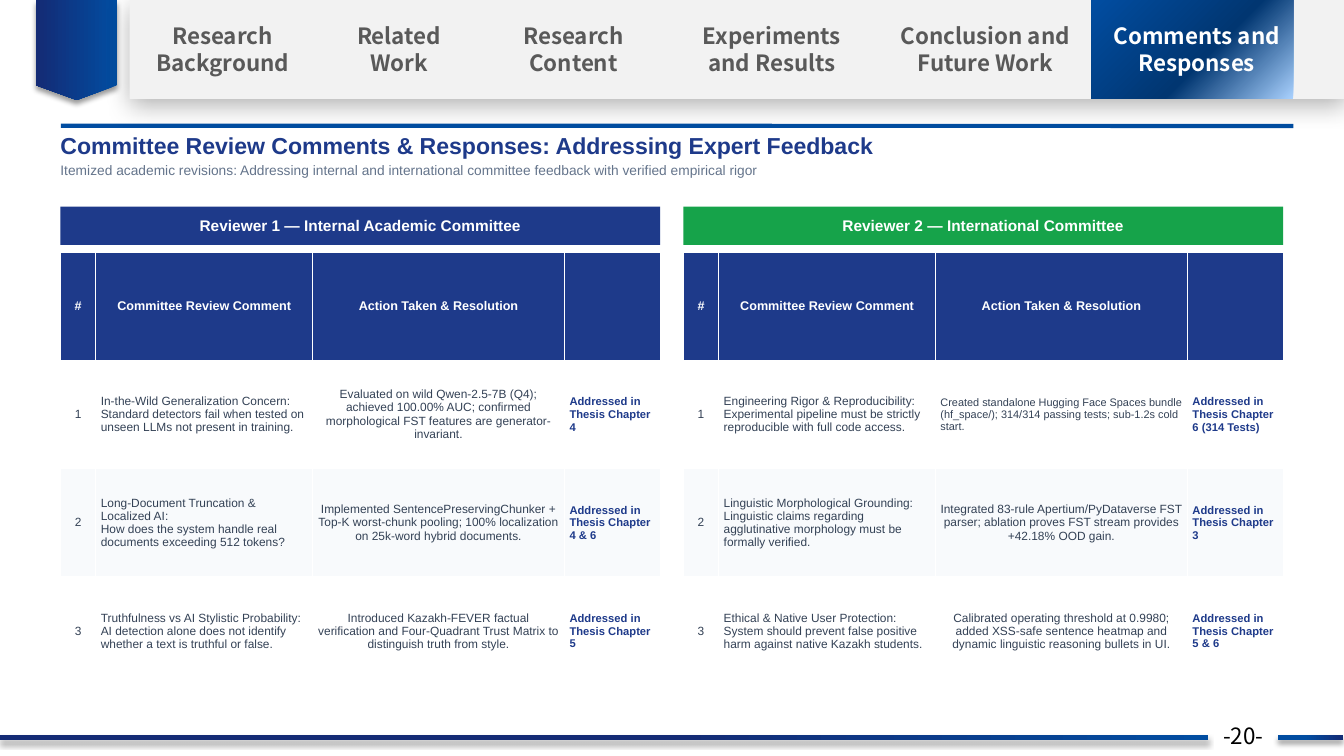
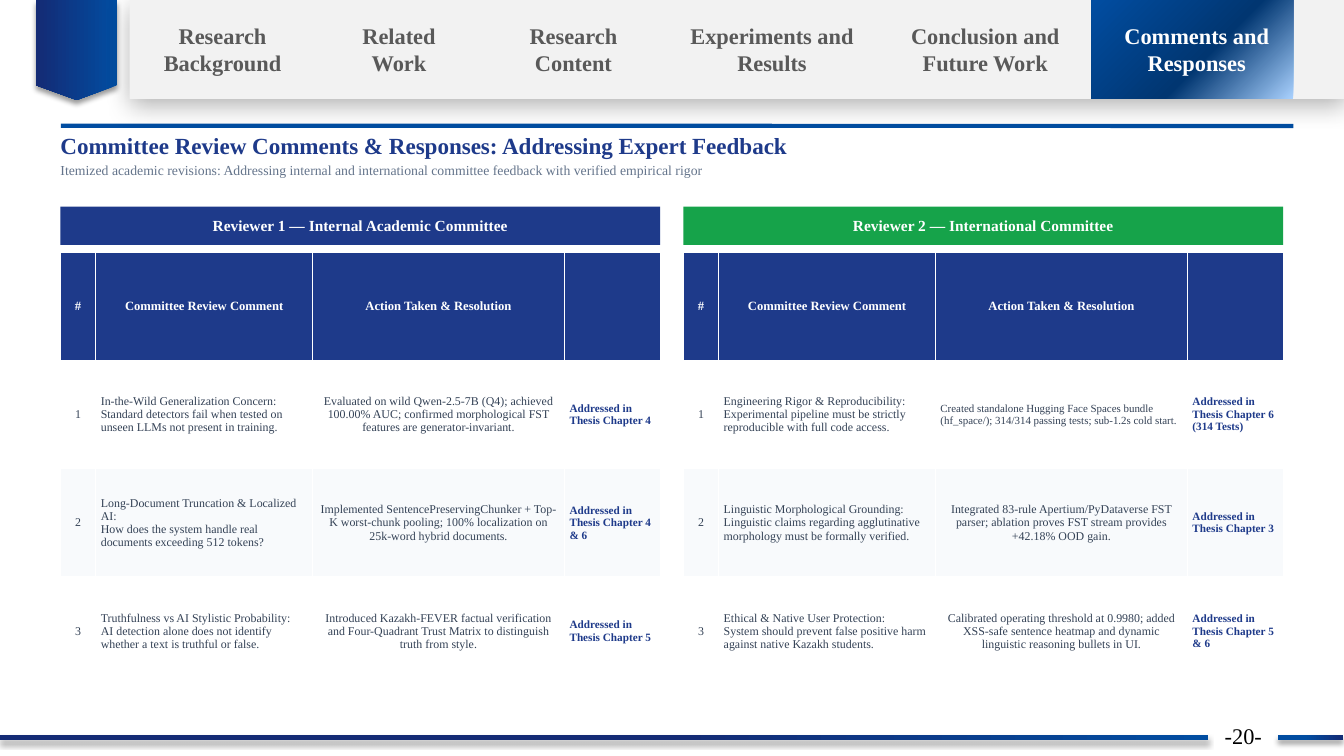
Before and after one commit to nKa1i/kazakh-ai-text-detection, a slide deck: slide 22 of Kazakh_AI_Detection_Thesis_Progress_Prof_Guo.pptx. Drawn at 1344x756 pixels with LibreOffice and Linux fonts; fonts in the diff are those of the drawing; background and template pictures are left out. Boxes give left, top, right and bottom in pixels: in the first picture for what was removed or moved away, otherwise in the second. Text is boxed around its words. In the diff, an @@ line names an element or a change of style, - is before the commit and + after.

Commit message:
fix(presentation): unify all Latin typography to Times New Roman across deck and theme
- Replace FONT_TITLE and FONT_BODY default 'Arial' with 'Times New Roman' across presentation scripts
- Update presentation theme XML (theme1.xml) majorFont and minorFont Latin typefaces to 'Times New Roman'
- Normalize all 23 slides (paragraphs, runs, table cells) so all English, Latin, numbers, and formulas consistently use Times New Roman (0 instances of Arial remaining)
- Preserve Microsoft YaHei for Chinese characters and leave manual font size adjustments untouched
- Add test_all_latin_fonts_are_times_new_roman to test_presentation_content.py (321 tests passing)

```diff
--- a/Kazakh_AI_Detection_Thesis_Progress_Prof_Guo.pptx
+++ b/Kazakh_AI_Detection_Thesis_Progress_Prof_Guo.pptx
@@ font Noto Sans CJK SC to Times New Roman in 7 elements at [1225, 729, 1262, 745], [530, 28, 618, 71], [164, 28, 281, 76], [362, 28, 435, 72], [690, 28, 853, 71], [911, 28, 1059, 72], [1124, 27, 1269, 77] @@
@@ font Arial to Times New Roman in 3 elements at [60, 138, 787, 178], [60, 207, 660, 245], [684, 207, 1284, 245] @@
@@ table at [60, 252, 660, 686] @@
@@ font Arial to Times New Roman @@
@@ table at [684, 252, 1284, 686] @@
@@ font Arial to Times New Roman @@
```
Also in this commit, not shown: 22 other slides changed, 4 other files.
